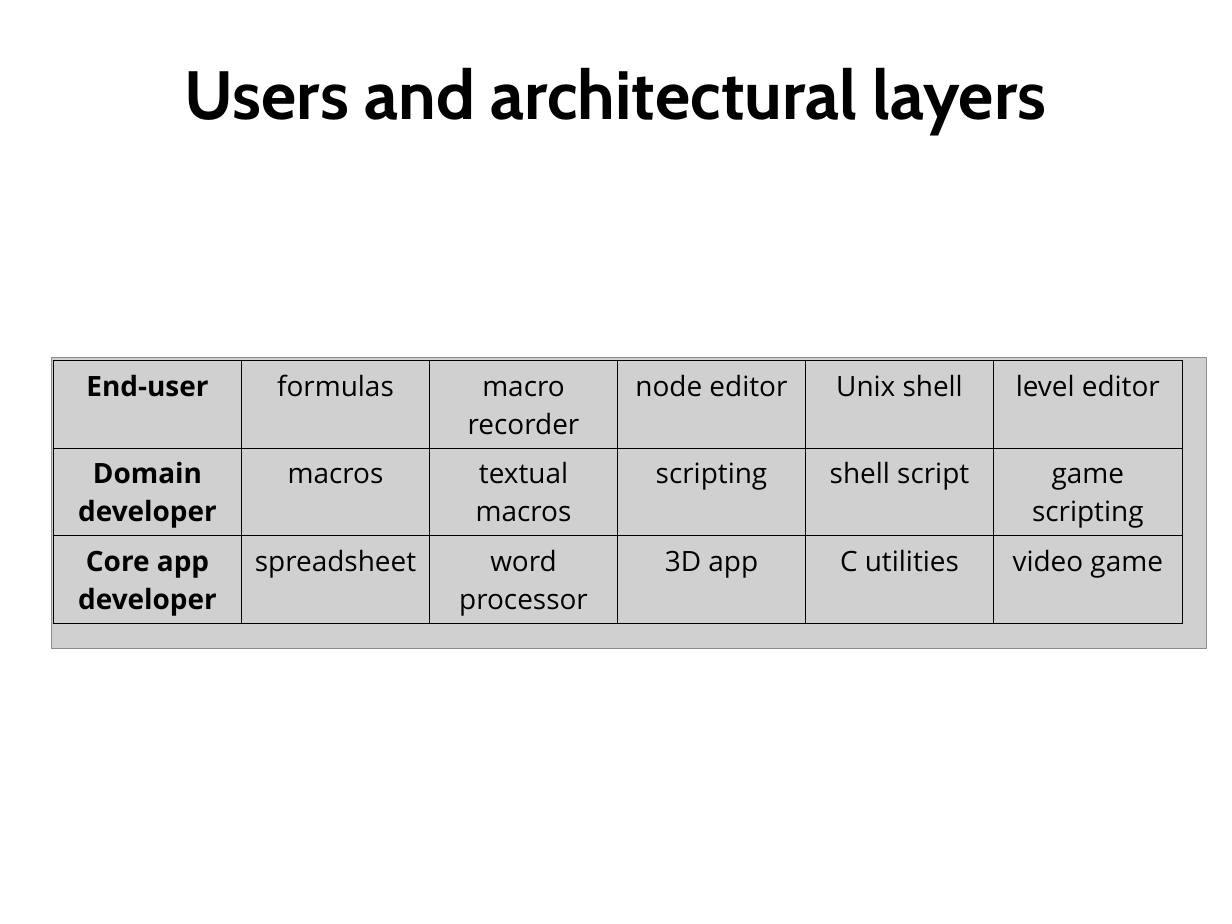
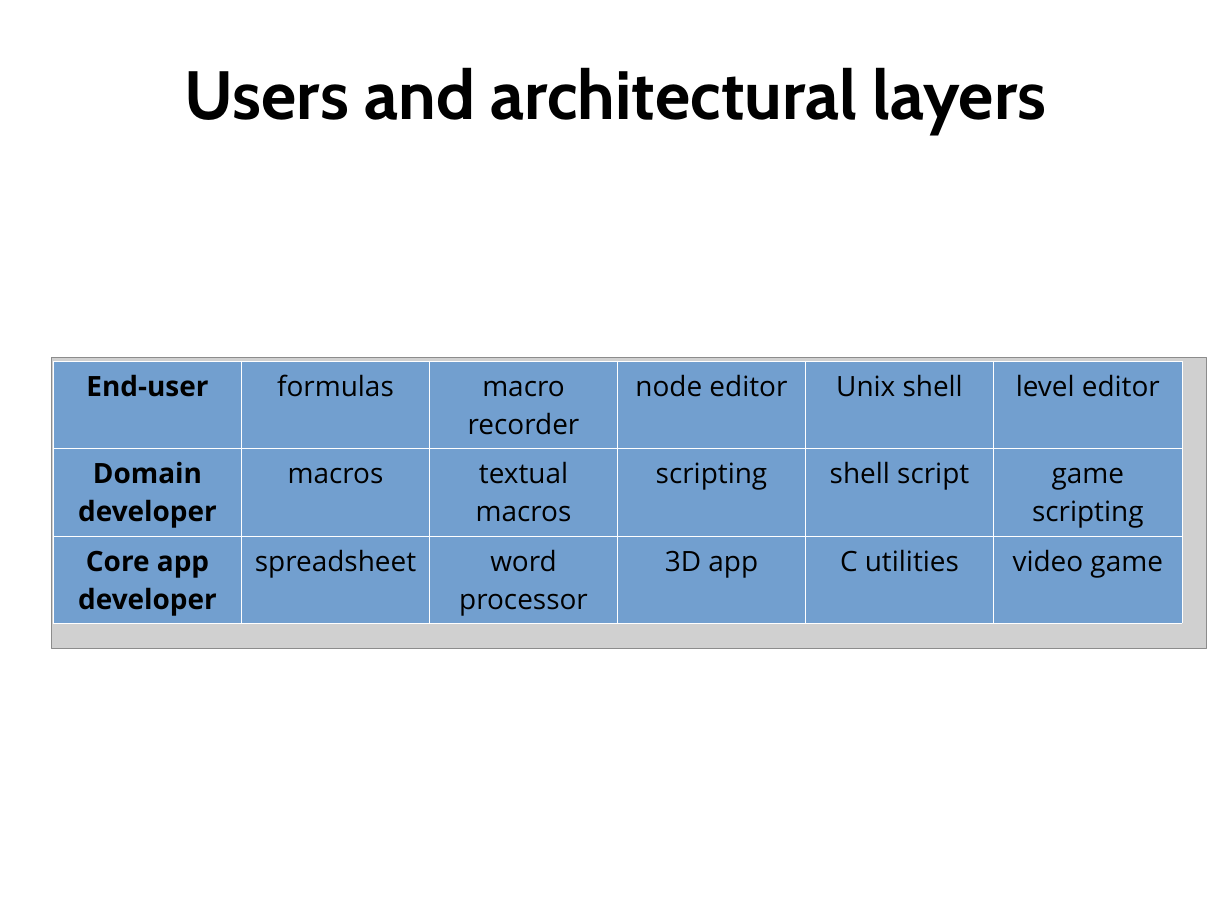
Before and after one commit to hishamhm/thesis, a slide deck: slide 11 of presentation/presentation_lo4_tweak.odp (slide 10 before the commit). Drawn at 1232x924 pixels with LibreOffice and Linux fonts; fonts in the diff are those of the drawing; grey boxes stand for pictures. Boxes give left, top, right and bottom in pixels: in the first picture for what was removed or moved away, otherwise in the second. Text is boxed around its words. In the diff, an @@ line names an element or a change of style, - is before the commit and + after.

```diff
--- a/presentation/presentation_lo4_tweak.odp
+++ b/presentation/presentation_lo4_tweak.odp
@@ table at bbox=[54, 361, 1182, 624] @@
@@ fill none to #729FCF in 18 cells @@
@@ borders changed @@
```
Also in this commit, not shown: 3 other slides changed, 1 slide added, 3 slides removed, 3 other files.
